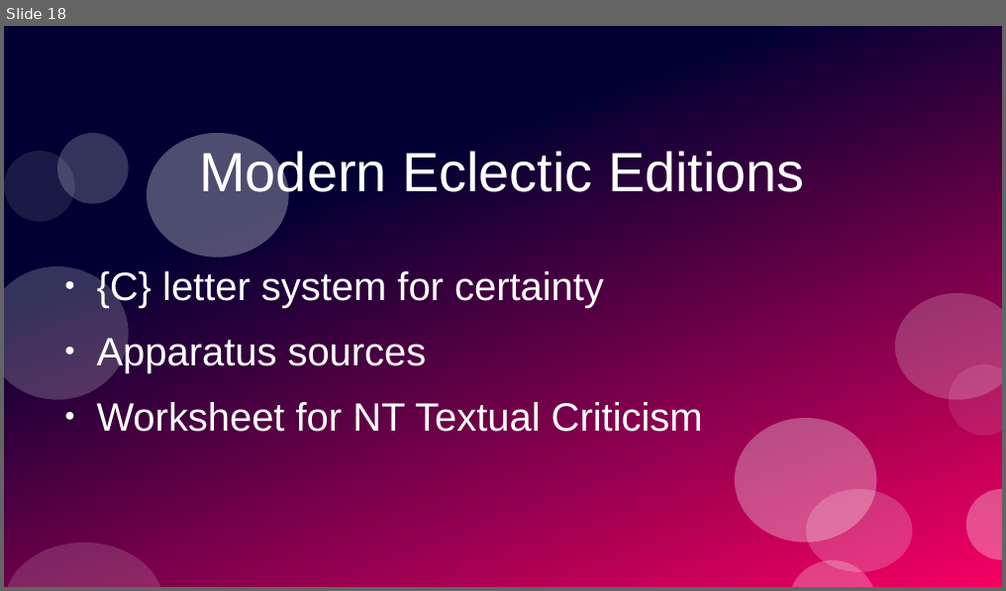
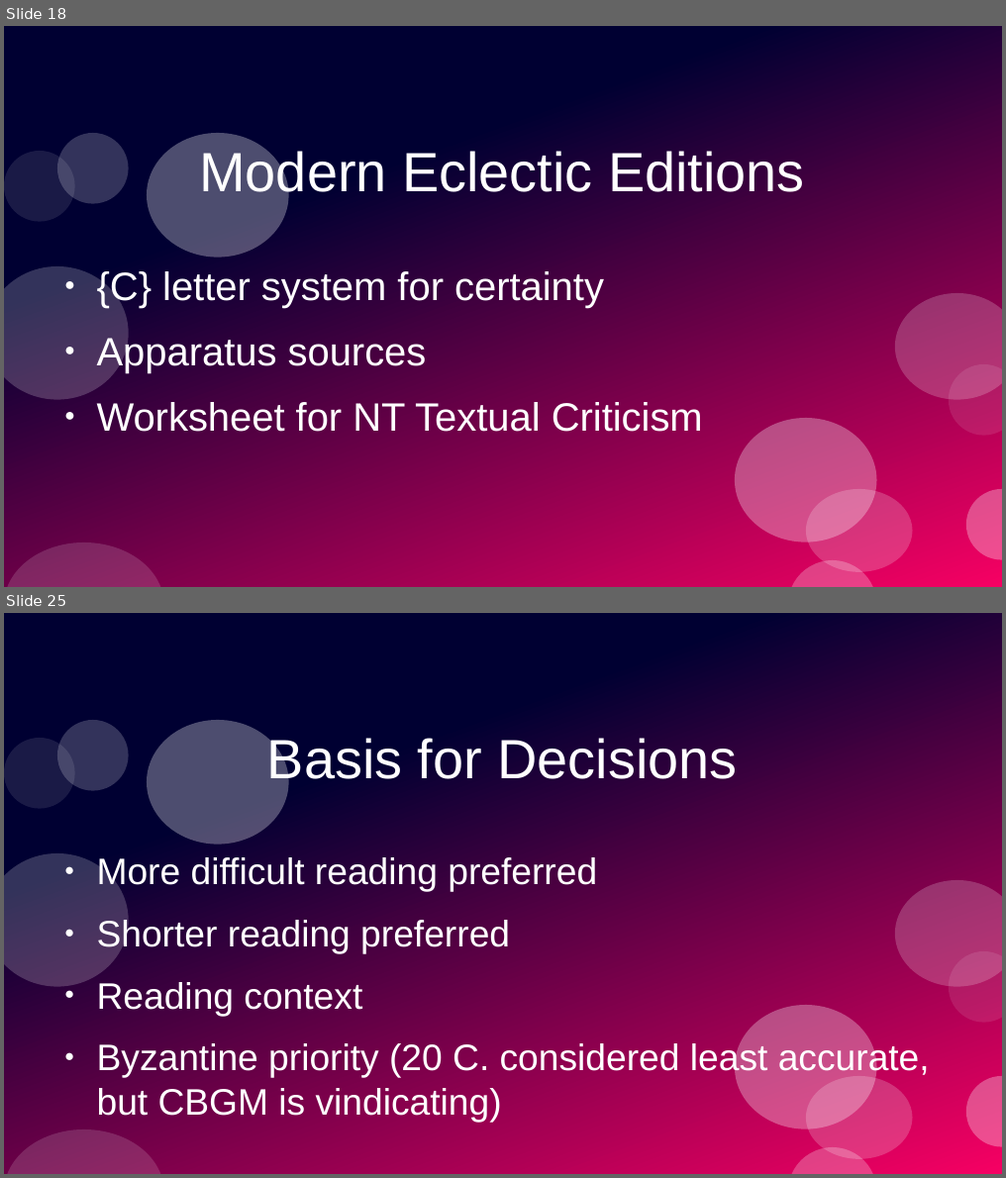
Before and after one commit to stevemac321/Music, a slide deck: LostTransmission.pptx. Shown one above the other, each under a label of ours: slide 18 before the commit, slides 18 and 25 after it; the slides between them are not shown. The pictures are 1006x591 and 1006x1178 pixels, drawn with LibreOffice and Linux fonts; fonts in the diff are those of the drawing. Boxes give left, top, right and bottom in pixels: in the first picture for what was removed or moved away, otherwise in the second. Text is boxed around its words. In the diff, an @@ line names an element or a change of style, - is before the commit and + after.

Commit message:
done with wegner
started with CBGM

```diff
--- a/LostTransmission.pptx
+++ b/LostTransmission.pptx
@@ slide 25 added at box(4, 613, 1002, 1174), background #FFFFFF; not listed: 12 template elements that a slide beside it also shows @@
@@ text added at box(267, 738, 738, 788), 44 pt, text #FFFFFF @@
+Basis for Decisions
@@ text added at box(97, 858, 930, 1123), 29.3 pt, text #FFFFFF @@
+● More difficult reading preferred
+● Shorter reading preferred
+● Reading context
+● Byzantine priority (20 C. considered least accurate, but CBGM is vindicating)
```
Also in this commit, not shown: 10 other slides added, 1 slide removed.
